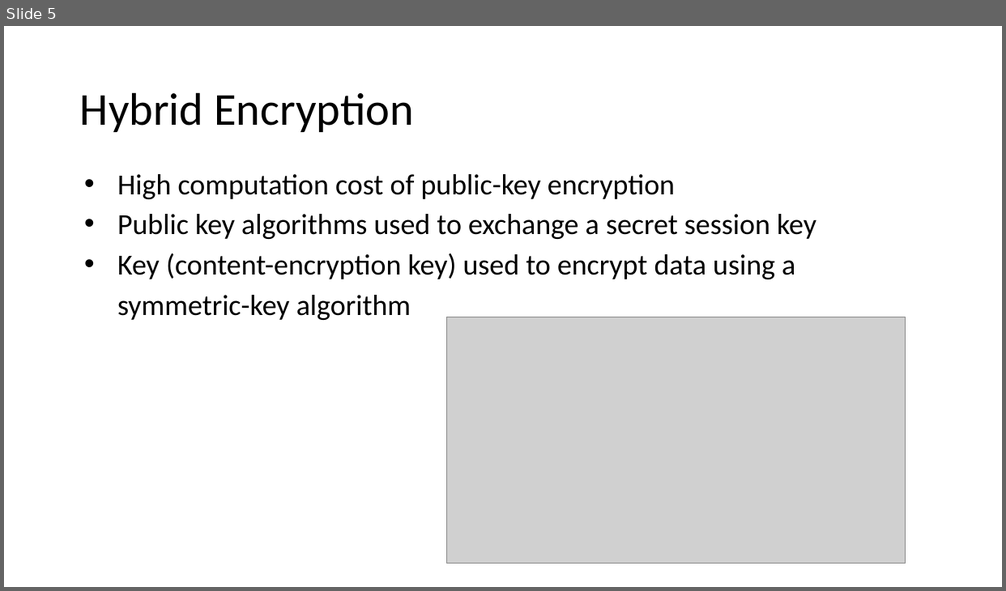
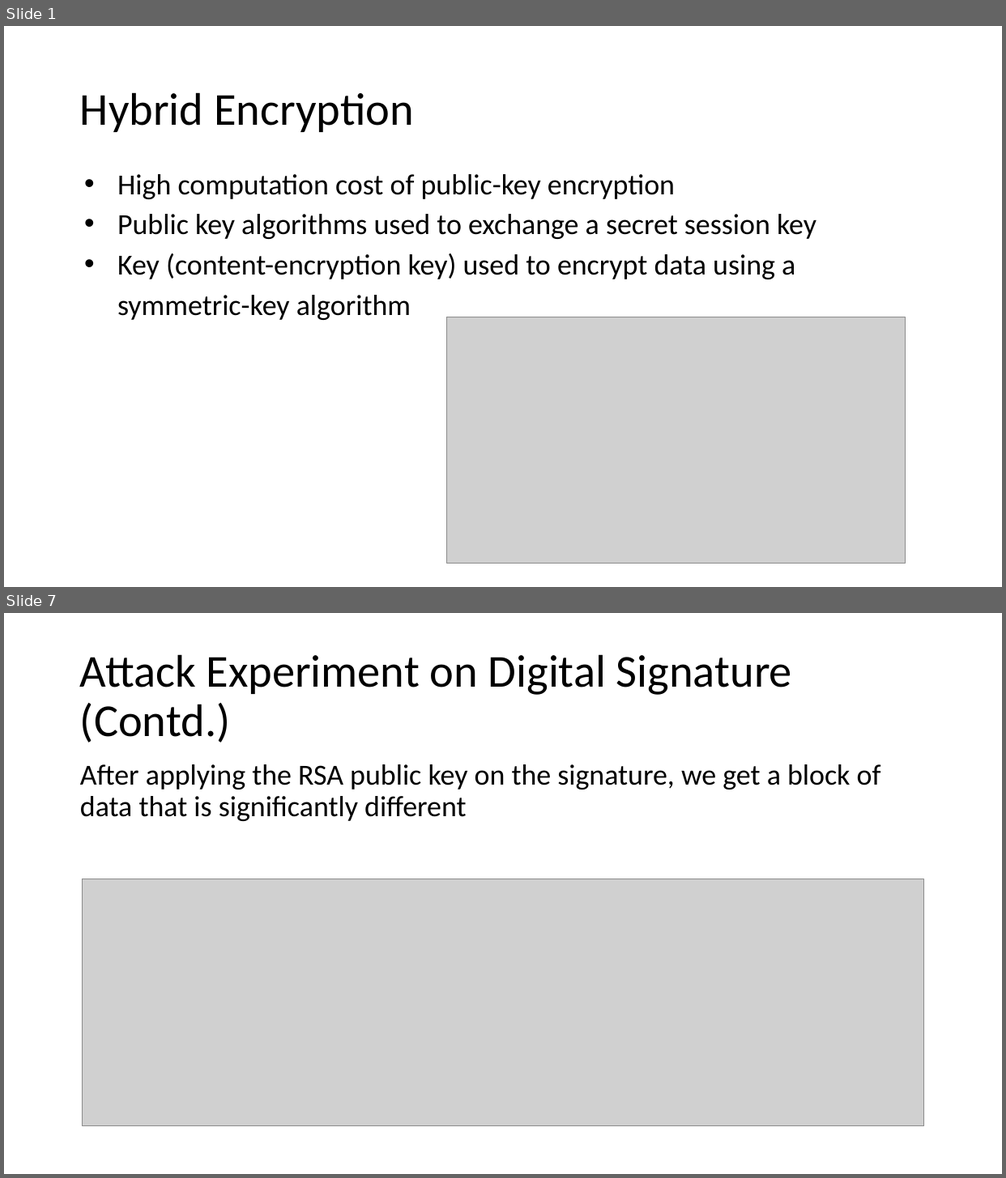
Before and after one commit to ayatkhosh/first, a slide deck: C03_Public_Key_Encryption.pptx. Shown one above the other, each under a label of ours: slide 5 before the commit, slides 1 and 7 after it; the slides between them are not shown. The pictures are 1006x591 and 1006x1178 pixels, drawn with LibreOffice and Linux fonts; fonts in the diff are those of the drawing; grey boxes stand for pictures. Boxes give left, top, right and bottom in pixels: in the first picture for what was removed or moved away, otherwise in the second. Text is boxed around its words. In the diff, an @@ line names an element or a change of style, - is before the commit and + after.

```diff
--- a/C03_Public_Key_Encryption.pptx
+++ b/C03_Public_Key_Encryption.pptx
@@ slide 7 added at box(4, 613, 1002, 1174), background #FFFFFF @@
@@ title added at box(80, 654, 792, 743), 44 pt, text #000000 @@
+Attack Experiment on Digital Signature (Contd.)
@@ text added at box(80, 764, 881, 821), 28 pt, text #000000 @@
+After applying the RSA public key on the signature, we get a block of data that is significantly different
@@ picture added at box(82, 879, 924, 1127) @@
@@ what was slide 5 is now slide 1 @@
```
Also in this commit, not shown: 1 slide changed, 4 other slides added, 8 slides removed, 1 other file.
